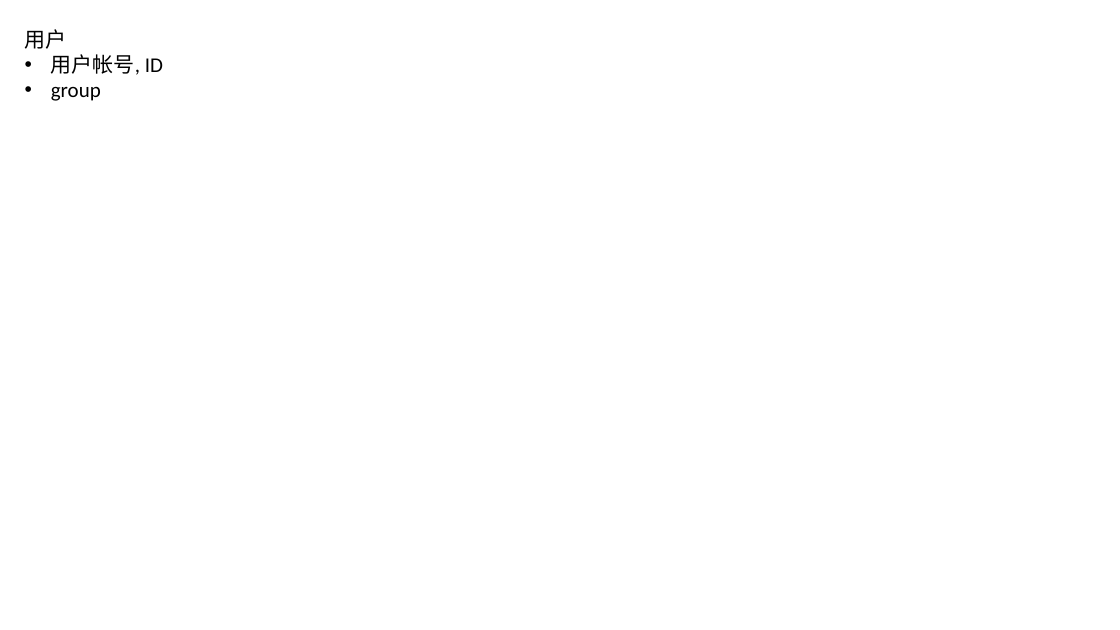
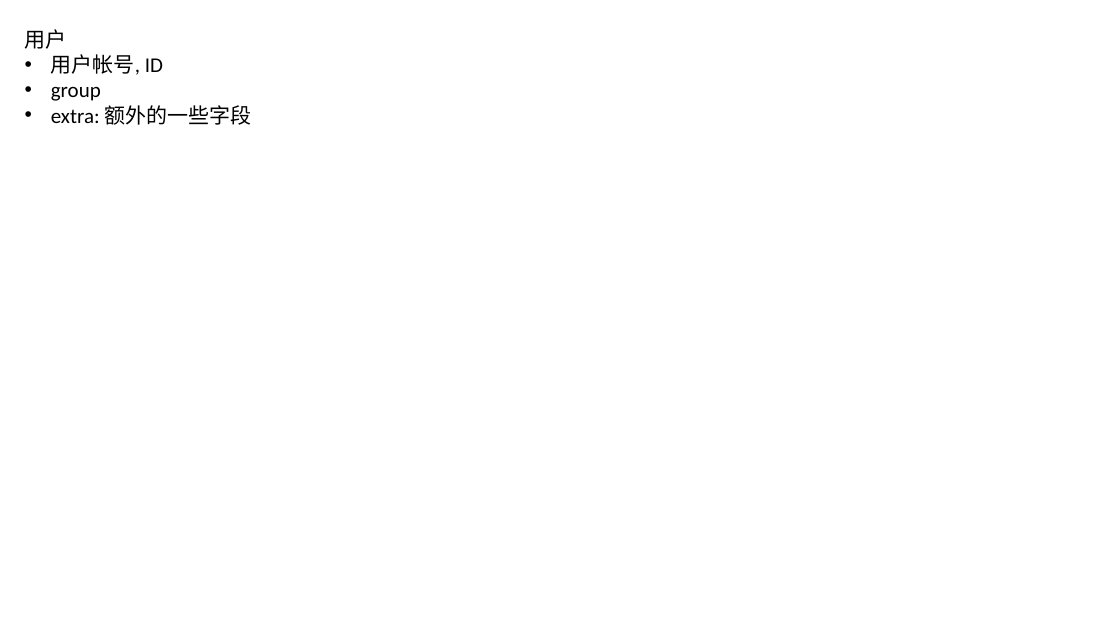
Before and after one commit to johnnylei/reource, a slide deck: slide 134 of k8s/kubernetes.pptx (slide 126 before the commit). Drawn at 1120x630 pixels with LibreOffice and Linux fonts; fonts in the diff are those of the drawing. Boxes give left, top, right and bottom in pixels: in the first picture for what was removed or moved away, otherwise in the second. Text is boxed around its words. In the diff, an @@ line names an element or a change of style, - is before the commit and + after.

```diff
--- a/k8s/kubernetes.pptx
+++ b/k8s/kubernetes.pptx
@@ text at [51, 105, 252, 125]: paragraph added @@
+• extra: 额外的一些字段
```
Also in this commit, not shown: 8 other slides changed, 48 slides added.
